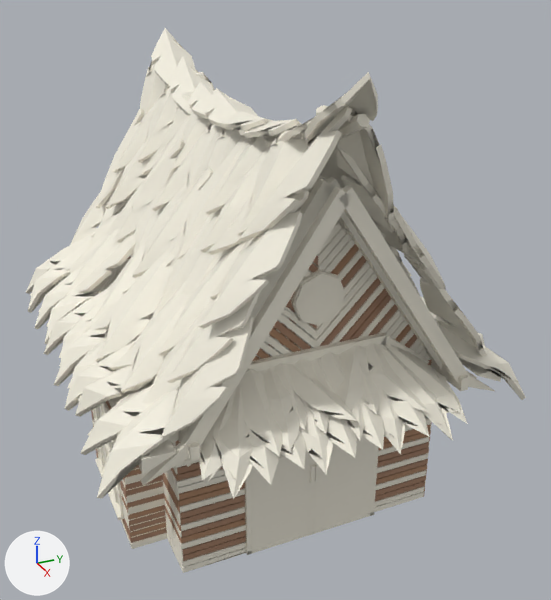
What one commit did to the glTF model public/sanctuary/models/beach_house.glb.
The view is the same before and after, from a 50 mm camera at (29.0, -11.5, 21.9) aimed at (1.2, 1.0, 8.0). Every picture has the same lights, and +X, +Y and +Z are marked at lower left. The picture after the commit comes second. Vertices at exactly the same position are counted once.

In view in the first picture: 'BeachHouse'.
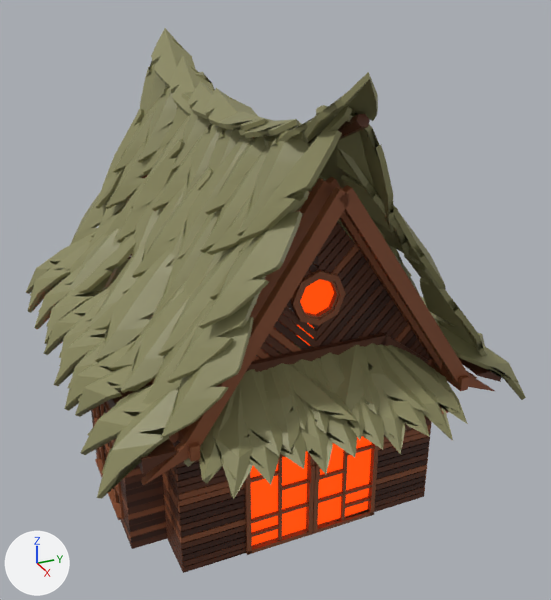
What changed in the scene script:
```text
Change mat_light:
    mat_light.base_color: (0.9, 0.86, 0.74) -> (1.0, 0.0598, 0.0)  # white #f3efdf -> orange #ff4500
    add mat_light.emission_strength = 1.0
Change mat_roof:
    mat_roof.base_color: (0.42, 0.24, 0.14) -> (0.248, 0.238, 0.108)  # brown #ad8669 -> yellow #88865c
Change mat_wall_1:
    mat_wall_1.base_color: (0.38, 0.22, 0.14) -> (0.0495, 0.0144, 0.00644)  # brown #a68169 -> brown #3f2013
Add mat_wall_3:
    mat_wall_3 = principled_material('wall 3')
    mat_wall_3.base_color = (0.0985, 0.0294, 0.0119)  # brown #58301c
Add mat_wall_2:
    mat_wall_2 = principled_material('wall 2')
    mat_wall_2.base_color = (0.26, 0.0818, 0.0316)  # brown #8b5132
Change me_beachhouse:
    used by ob_beachhouse; location = (0.0, 0.0, 0.0)
    remove me_beachhouse.from_pydata(...)  # 12610 vertices, 22316 faces; spans x -10.8..10.8, y -8.7..8.7, z 0.0..18.9
    add me_beachhouse.from_pydata(...)  # 12526 vertices, 22180 faces; spans x -10.8..10.8, y -8.7..8.7, z 0.0..18.9
    me_beachhouse part 1: 6 loose pieces with 58 vertices, spanning x -7.5..7.1, y -7.0..7.1, z 0.1..11.7, are deleted
    me_beachhouse part 2: 61 vertices moved within x -7.2..8.7, y -7.0..7.0, z 0.8..9.9; 26 vertices removed from x -5.7..7.2, y -5.7..1.1, z 0.7..11.7
    me_beachhouse part 3: 14660 faces spanning x -10.8..10.8, y -8.7..8.7, z 5.5..18.9 switch from mat_light (white #f3efdf) to mat_roof (yellow #88865c)
    me_beachhouse part 4: 1282 faces spanning x -9.2..9.7, y -7.2..7.3, z 0.0..15.1 switch from mat_light (white #f3efdf) to mat_wall_2 (brown #8b5132)
    me_beachhouse part 5: 1956 faces spanning x -9.9..9.7, y -7.1..7.2, z 0.0..17.5 switch from mat_light (white #f3efdf) to mat_wall_3 (brown #58301c)
    me_beachhouse part 6: 363 faces spanning x -7.2..7.0, y -7.0..7.1, z 0.3..12.7 switch from mat_roof (brown #ad8669) to mat_wall_2 (brown #8b5132)
```

Location of each change, (x1, y1, x2, y2) in pixels of the pictures (551 x 600 px; the box of a moved part takes in the faces that stretch with it):
'BeachHouse', recoloured, surface changed, reshaped (darker)
    both: (26, 28, 526, 573)
part 1 of me_beachhouse, deleted
    before: (95, 323, 375, 550)
part 2 of me_beachhouse, moved or reshaped (mostly hidden)
    before: (93, 254, 411, 535)
    after: (93, 254, 432, 545)
part 3 of me_beachhouse, recoloured (white to yellow)
    both: (26, 28, 526, 499)
part 4 of me_beachhouse, recoloured
    both: (93, 175, 495, 555)
part 5 of me_beachhouse, recoloured
    both: (57, 114, 501, 573)
part 6 of me_beachhouse, recoloured
    both: (164, 244, 427, 543)
